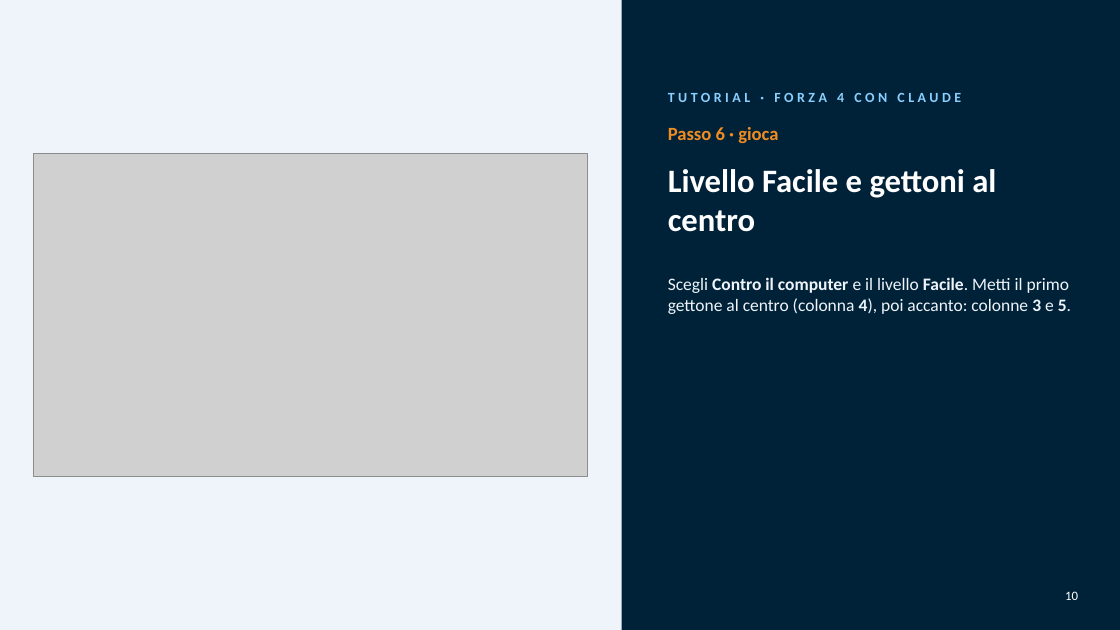
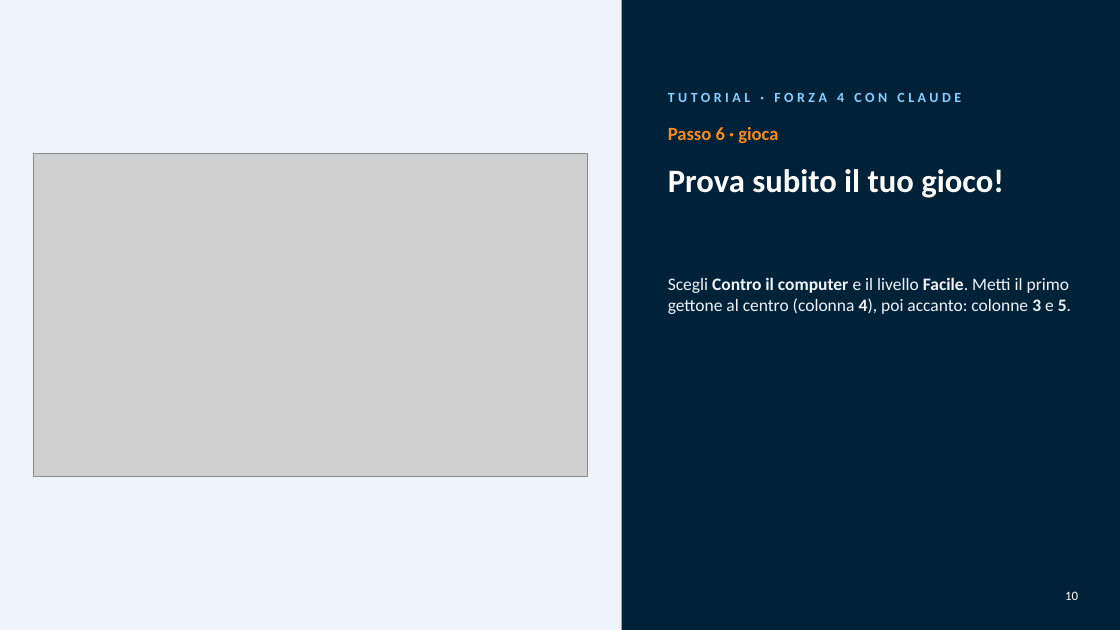
Before and after one commit to marraliEfuture/efuture_games, a slide deck: slide 10 of presentazioni/2-forza4-claude.pptx. Drawn at 1120x630 pixels with LibreOffice and Linux fonts; fonts in the diff are those of the drawing; grey boxes stand for pictures; background and template pictures are left out. Boxes give left, top, right and bottom in pixels: in the first picture for what was removed or moved away, otherwise in the second. Text is boxed around its words. In the diff, an @@ line names an element or a change of style, - is before the commit and + after.

```diff
--- a/presentazioni/2-forza4-claude.pptx
+++ b/presentazioni/2-forza4-claude.pptx
@@ title at <box>668,169,1004,198</box>: text changed @@
-Livello Facile e gettoni al centro
+Prova subito il tuo gioco!
```
Also in this commit, not shown: 4 other slides changed, 10 other files.
